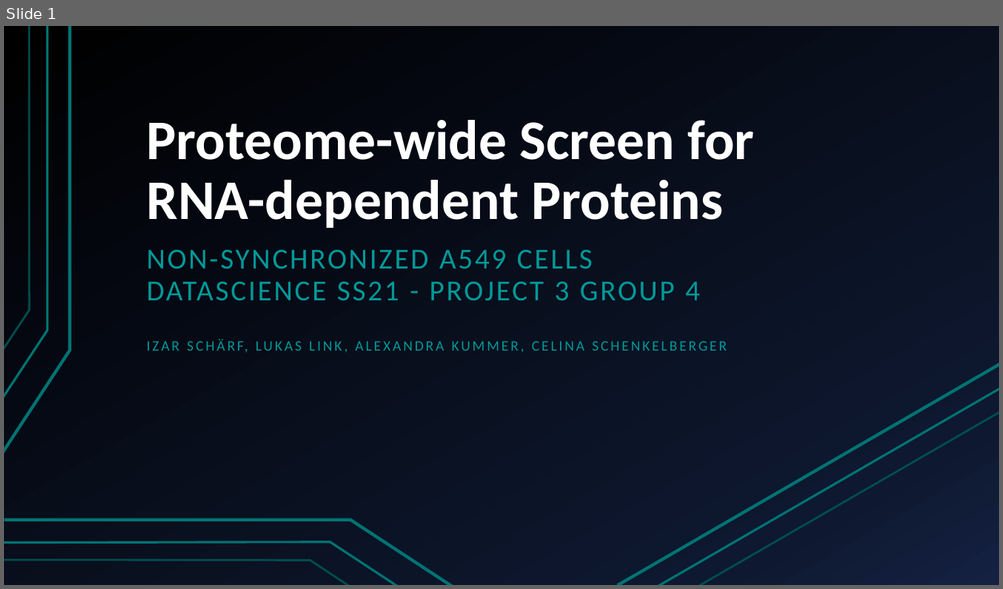
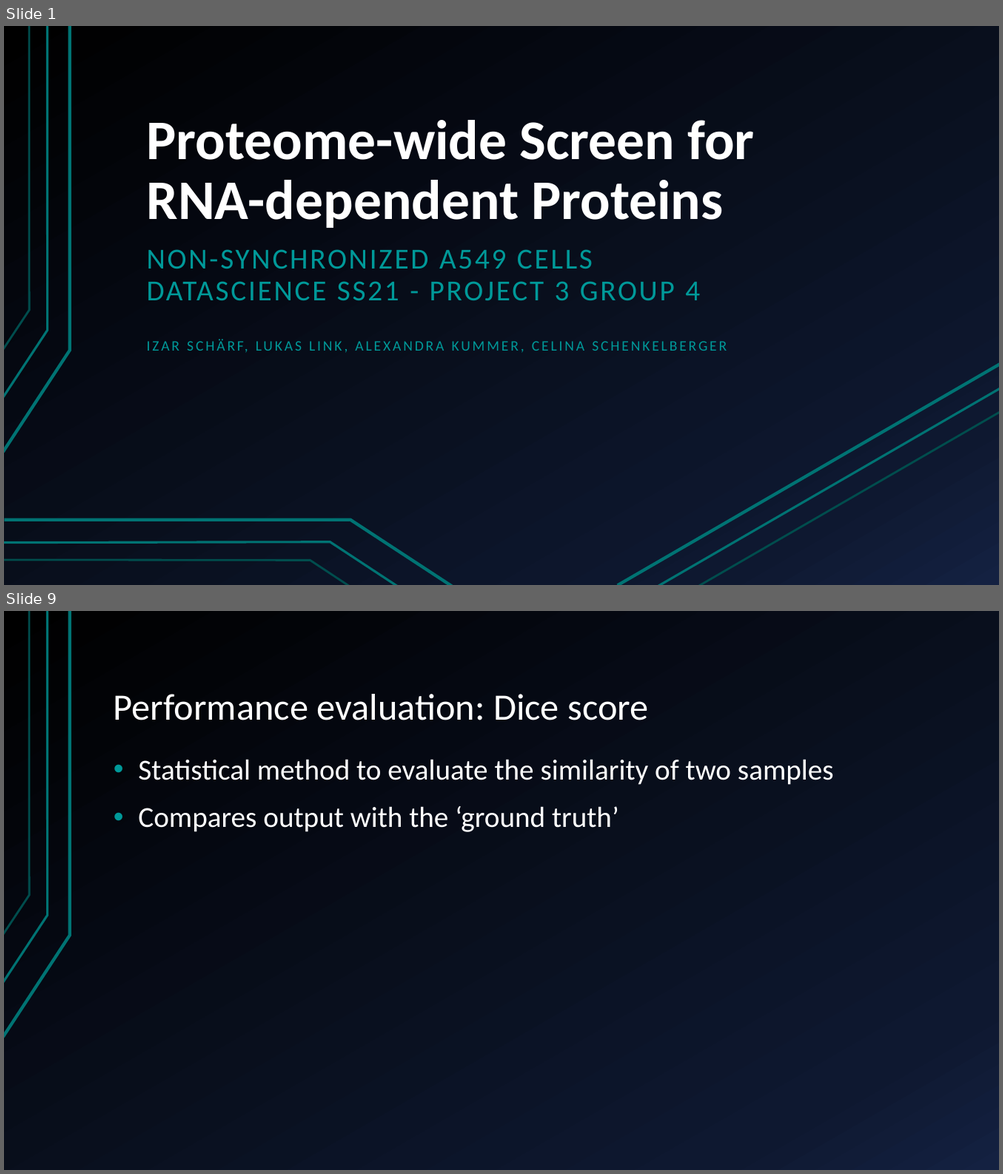
Before and after one commit to AlexandraKummer/2021-topic-03-team-04, a slide deck: Project proposal.pptx. Shown one above the other, each under a label of ours: slide 1 before the commit, slides 1 and 9 after it; the slides between them are not shown. The pictures are 1003x589 and 1003x1174 pixels, drawn with LibreOffice and Linux fonts; fonts in the diff are those of the drawing. Boxes give left, top, right and bottom in pixels: in the first picture for what was removed or moved away, otherwise in the second. Text is boxed around its words. In the diff, an @@ line names an element or a change of style, - is before the commit and + after.

```diff
--- a/Project proposal.pptx
+++ b/Project proposal.pptx
@@ slide 9 added at [4, 611, 999, 1170], background gradient #000000 to #0F1931 to #142242; not listed: 3 template elements that a slide beside it also shows @@
@@ title added at [114, 694, 648, 721], 36 pt, text #FFFFFF @@
+Performance evaluation: Dice score
@@ text added at [138, 759, 834, 832], 28 pt, text #FFFFFF @@
+• Statistical method to evaluate the similarity of two samples
+• Compares output with the ‘ground truth’
```
Also in this commit, not shown: 4 slides changed, 6 other slides added, 6 slides removed.
